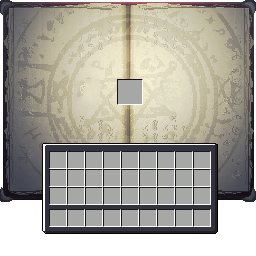
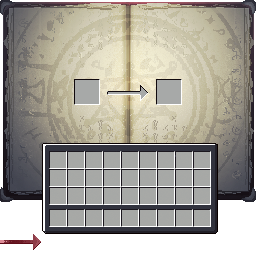
Layer changes from the first (256, 256) image to the second:
added layer "Pasted Layer" above "researchStation.png" over [0, 234, 41, 250]
renamed "researchStation2.png" to "researchStation.png", painted on it over [74, 77, 183, 105]
